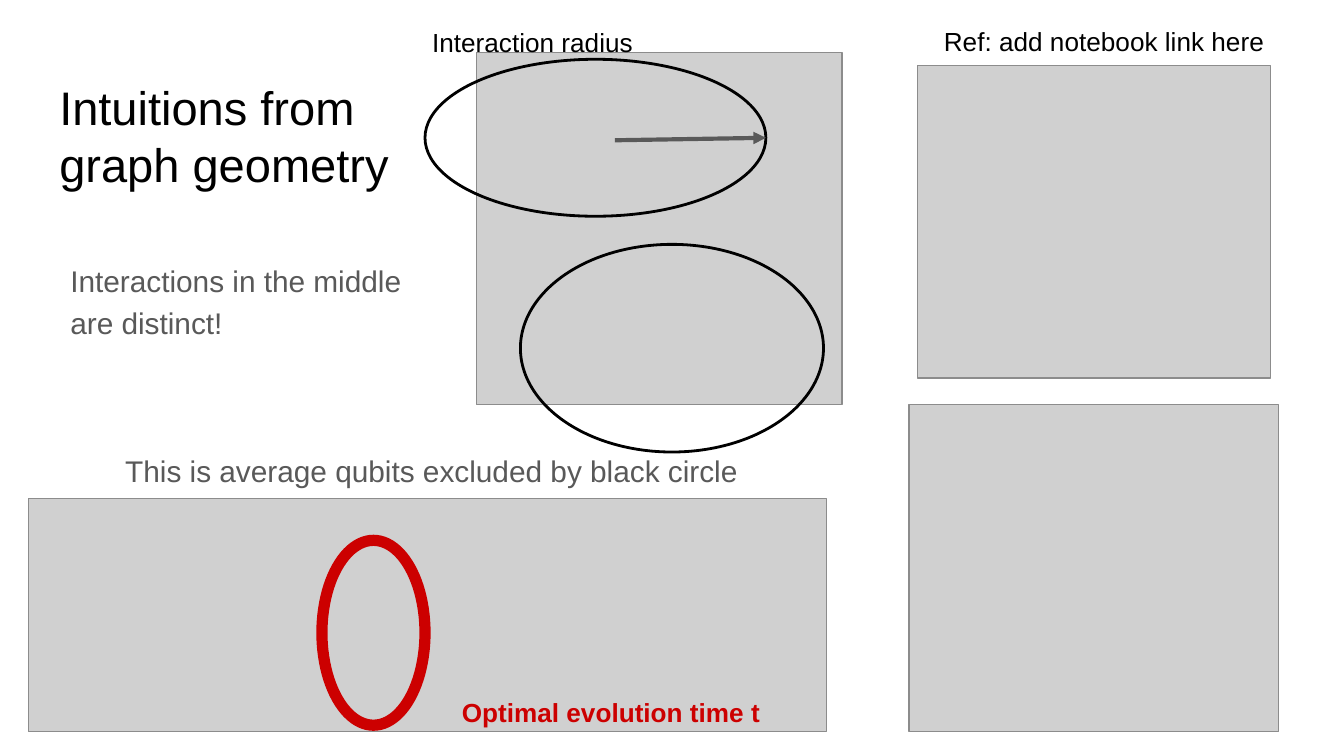
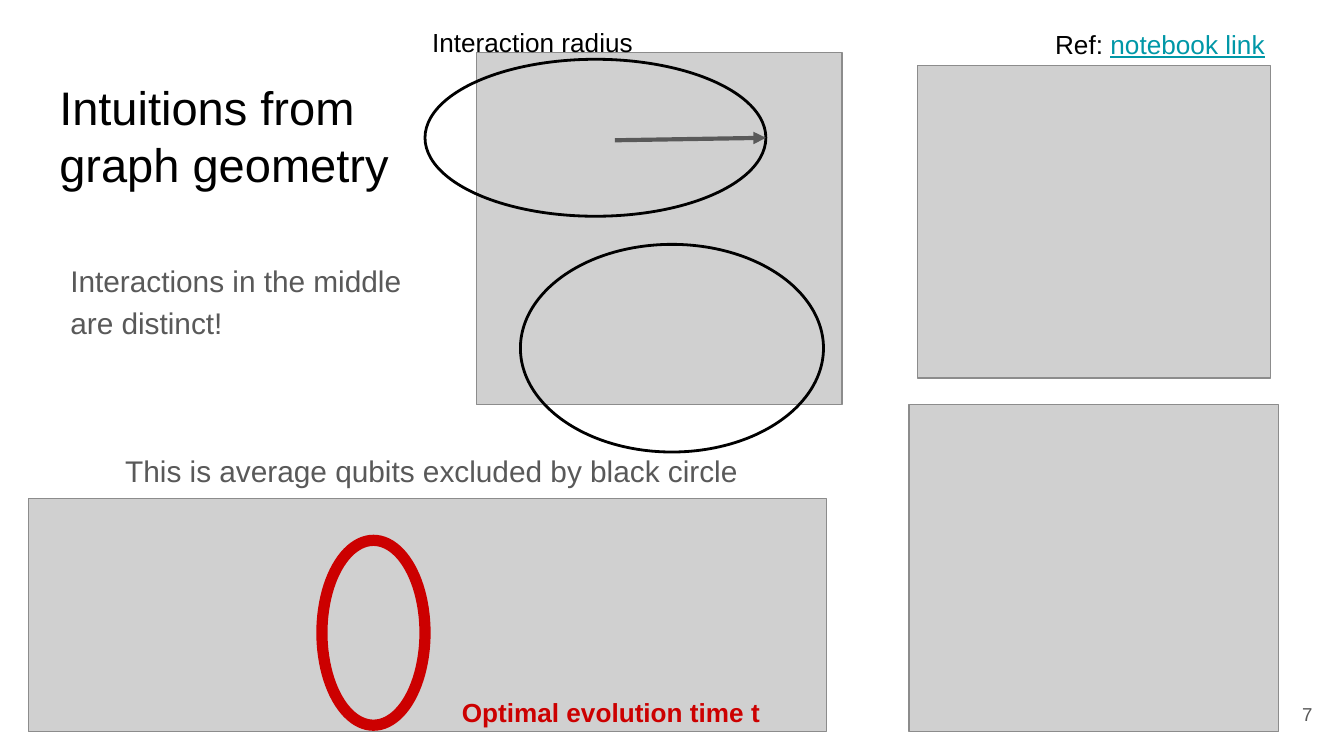
Before and after one commit to teng10/qhack23_rydberg_graph, a slide deck: slide 7 of Qhack_presentation.pptx (slide 6 before the commit). Drawn at 1344x756 pixels with LibreOffice and Linux fonts; fonts in the diff are those of the drawing; grey boxes stand for pictures. Boxes give left, top, right and bottom in pixels: in the first picture for what was removed or moved away, otherwise in the second. Text is boxed around its words. In the diff, an @@ line names an element or a change of style, - is before the commit and + after.

```diff
--- a/Qhack_presentation.pptx
+++ b/Qhack_presentation.pptx
@@ text at (1055, 35, 1264, 58): text changed; text colour #000000 to #0097A7 @@
-Ref: add notebook link here
+Ref: notebook link
@@ page number added at (1302, 708, 1312, 721), 10 pt, text #595959 @@
+7
```
Also in this commit, not shown: 14 other slides changed, 3 slides added, 4 other files.
